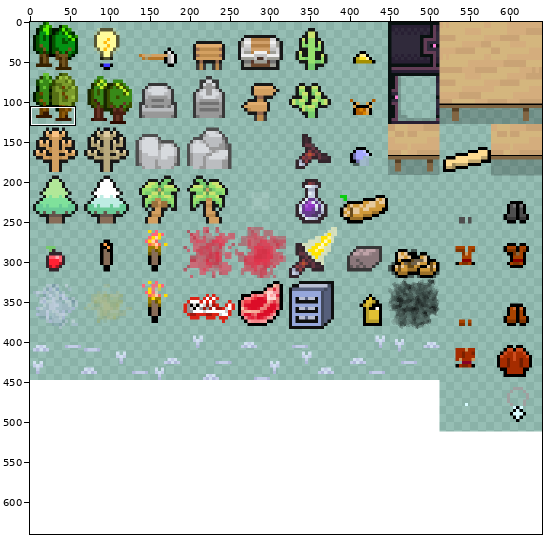
Edited in one commit: sprite sheet (src/main/resources/tiles_thing.png). The picture above shows the old version from afar; the outline marks the close-up.
Close-up. Before:
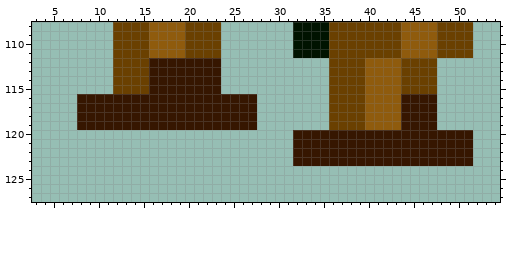
The file is 640x640 pixels. Pixels under 10% opacity are left out. Colours within 5 levels of each other are drawn and written as one. Shown: x 3..54, y 108..127. The commit also changed other parts of the picture, which this record leaves out.
Now the later version:
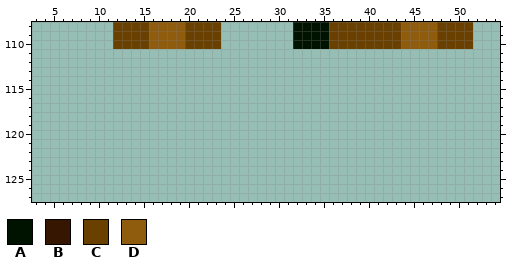
Palette (. is transparent): A #001300  B #361600  C #6a4000  D #8f5b0d
From old to new:
Changed rows in their new state; - is an unchanged pixel.
first column x 8:
111 ----............--------....................
112 ----............------------............----
113 ----............------------............----
114 ----............------------............----
115 ----............------------............----
116 ....................--------............----
117 ....................--------............----
118 ....................--------............----
119 ....................--------............----
120 ------------------------....................
121 ------------------------....................
122 ------------------------....................
123 ------------------------....................
Where, in picture pixels (left, top, right, bottom), the same in both close-ups:
erased: (77, 49, 473, 166)
